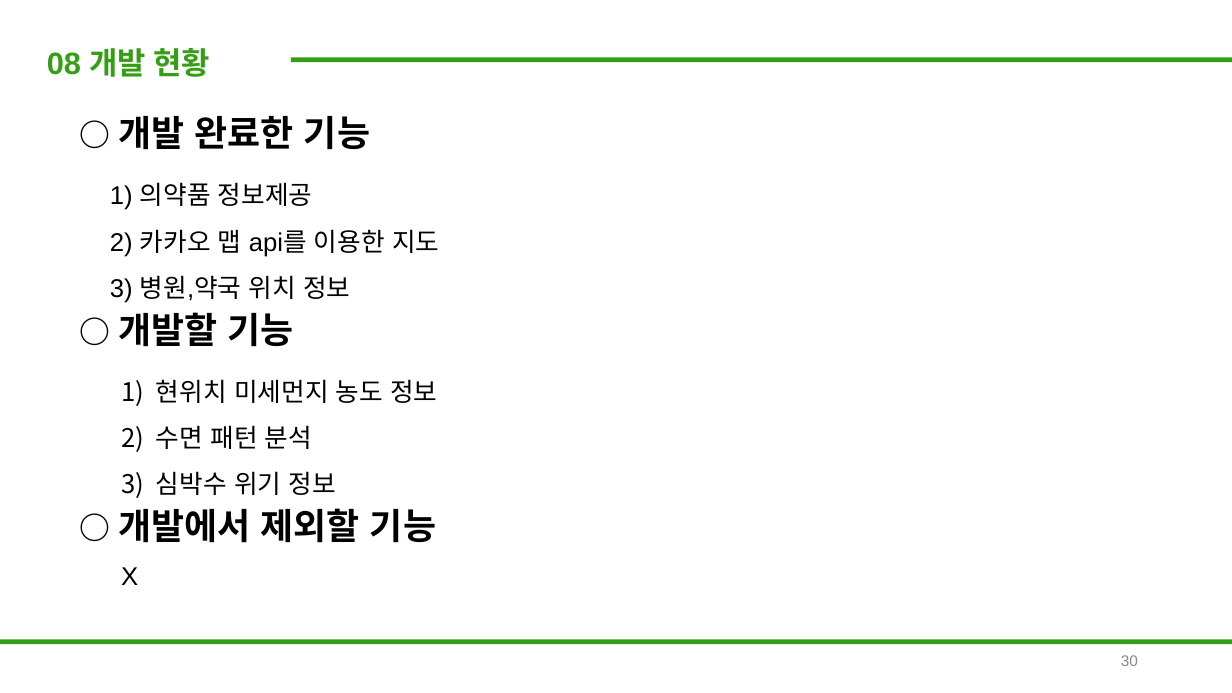
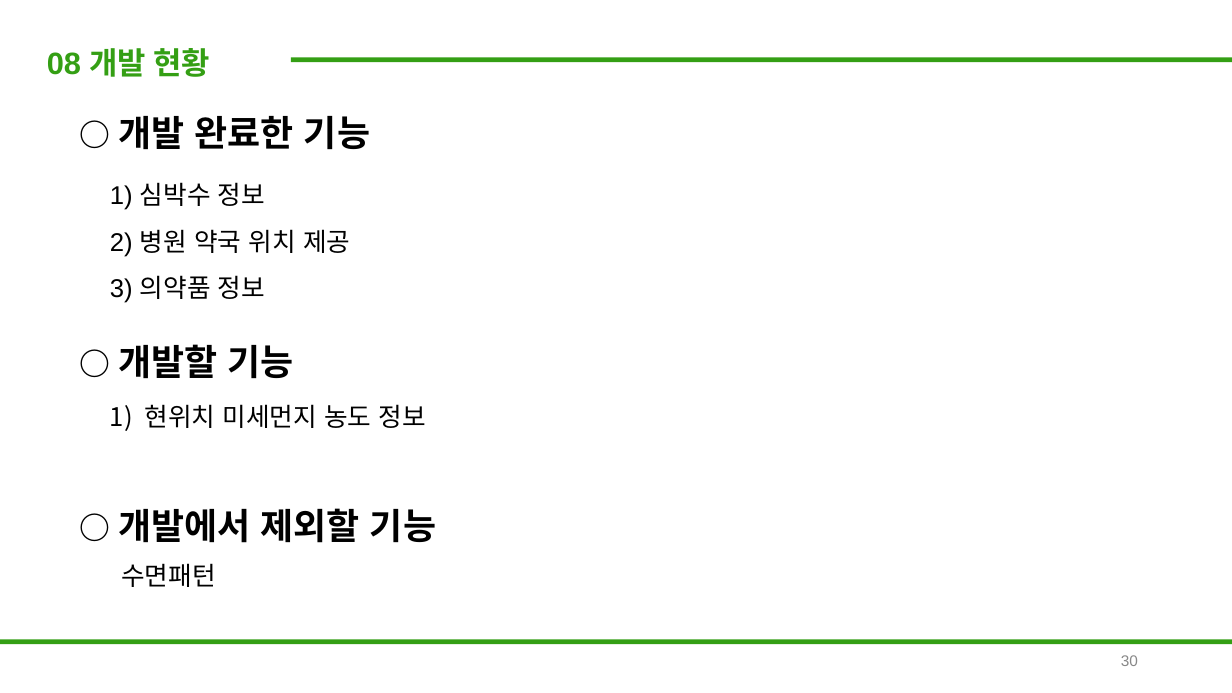
Before and after one commit to Dain-Youn/HG, a slide deck: slide 30 of 프로토타입 4-1(윤다인, 배예진).pptx. Drawn at 1232x693 pixels with LibreOffice and Linux fonts; fonts in the diff are those of the drawing. Boxes give left, top, right and bottom in pixels: in the first picture for what was removed or moved away, otherwise in the second. Text is boxed around its words. In the diff, an @@ line names an element or a change of style, - is before the commit and + after.

```diff
--- a/프로토타입 4-1(윤다인, 배예진).pptx
+++ b/프로토타입 4-1(윤다인, 배예진).pptx
@@ text at (110, 182, 350, 303): text changed @@
-1) 의약품 정보제공
-2) 카카오 맵 api를 이용한 지도
-3) 병원,약국 위치 정보
+1) 심박수 정보
+2) 병원 약국 위치 제공
+3) 의약품 정보
@@ text "○ 개발할 기능": place and size @@
-text "○ 개발할 기능" at (119, 312, 294, 347)
+text "○ 개발할 기능" at (119, 344, 294, 379)
@@ text "현위치 미세먼지 농도 정보": place and size @@
-text "현위치 미세먼지 농도 정보" at (156, 379, 437, 495)
+text "현위치 미세먼지 농도 정보" at (144, 404, 426, 428)
@@ text at (156, 425, 336, 495): paragraphs removed @@
-2) 수면 패턴 분석
-3) 심박수 위기 정보
@@ text at (121, 563, 216, 587): text changed @@
-X
+수면패턴
```
Also in this commit, not shown: 1 other slide changed.
